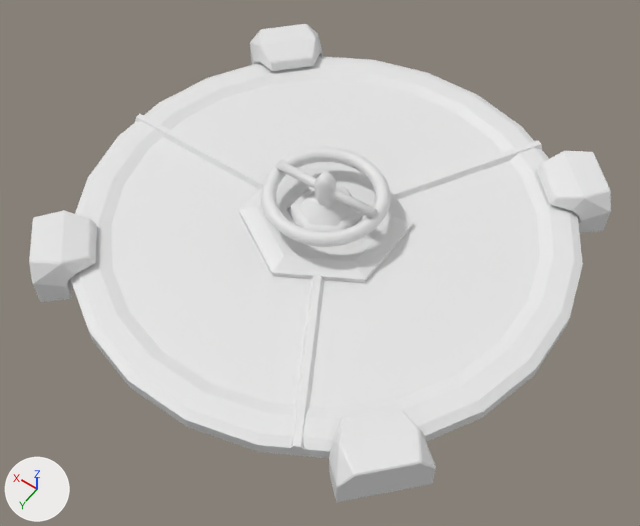
One commit to the FBX model Assets/Models/SM_PuzzleLocked_01.fbx: the scene before it, then after it.
Both versions are drawn from a 50 mm lens placed at (-2.65, 3.78, 5.43), pointed at (-0.19, 0.34, 0.03). Every picture has the same lights, and +X, +Y and +Z are marked at lower left.

Objects in the first picture: 'Cube', 'ManaChannel1', 'ManaChannel2', 'ManaChannel3', 'ManaCircleBase', 'ManaCirclePlate', 'SM_PuzzelHandle_01', 'Torus.001'.
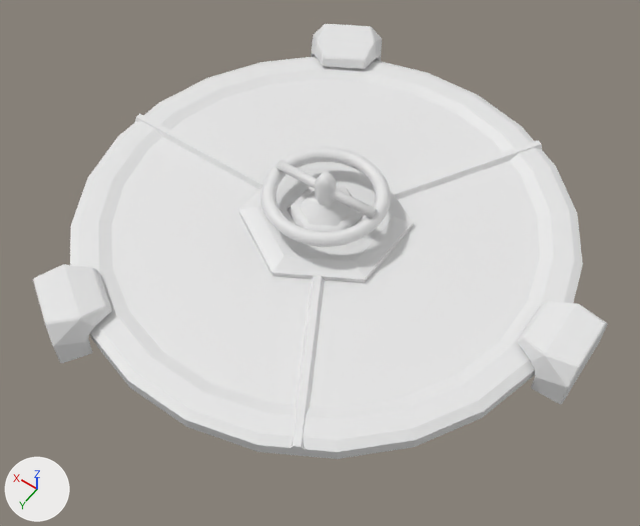
Boxes [x1, y1, x2, y2] around the edits, measured in the pictures (640 x 526 px; the box of a moved part takes in the faces that stretch with it):
'Cube', reshaped (20% shorter)
    before: [29, 24, 611, 502]
    after: [33, 24, 608, 404]
part 1 of me_cube_002, moved or reshaped
    before: [29, 210, 97, 302]
    after: [33, 264, 112, 363]
part 2 of me_cube_002, moved or reshaped
    before: [329, 408, 436, 502]
    after: [517, 301, 608, 404]
part 3 of me_cube_002, moved or reshaped
    before: [537, 151, 611, 233]
    after: [311, 24, 382, 69]
part 4 of me_cube_002, deleted
    before: [250, 24, 323, 71]

Edits to the bpy script that builds the scene:
```text
Change me_cube_002:
    where me_cube_002.from_pydata(...)  # 208 vertices, 224 faces; spans x -1.81..1.81, y -1.81..1.81, z -0.09..0.28
    used by ob_cube; location = (0.0, 0.0, 0.0)
    me_cube_002 part 1: the loose piece of 52 vertices spanning x 1.13..1.81, y 1.12..1.81, z -0.09..0.28 is turned 15.2 degrees about the z axis through the mesh origin
    me_cube_002 part 2: the loose piece of 52 vertices spanning x -1.81..-1.13, y 1.12..1.81, z -0.09..0.28 is turned 43.4 degrees about the z axis through its middle, then moved by (-0.61, -1.47, 0.0)
    me_cube_002 part 3: the loose piece of 52 vertices spanning x -1.81..-1.13, y -1.81..-1.12, z -0.09..0.28 is turned 77.2 degrees about the z axis through its middle, then moved by (2.51, -0.33, 0.0)
    me_cube_002 part 4: the loose piece of 52 vertices spanning x 1.13..1.81, y -1.81..-1.12, z -0.09..0.28 is deleted
```
